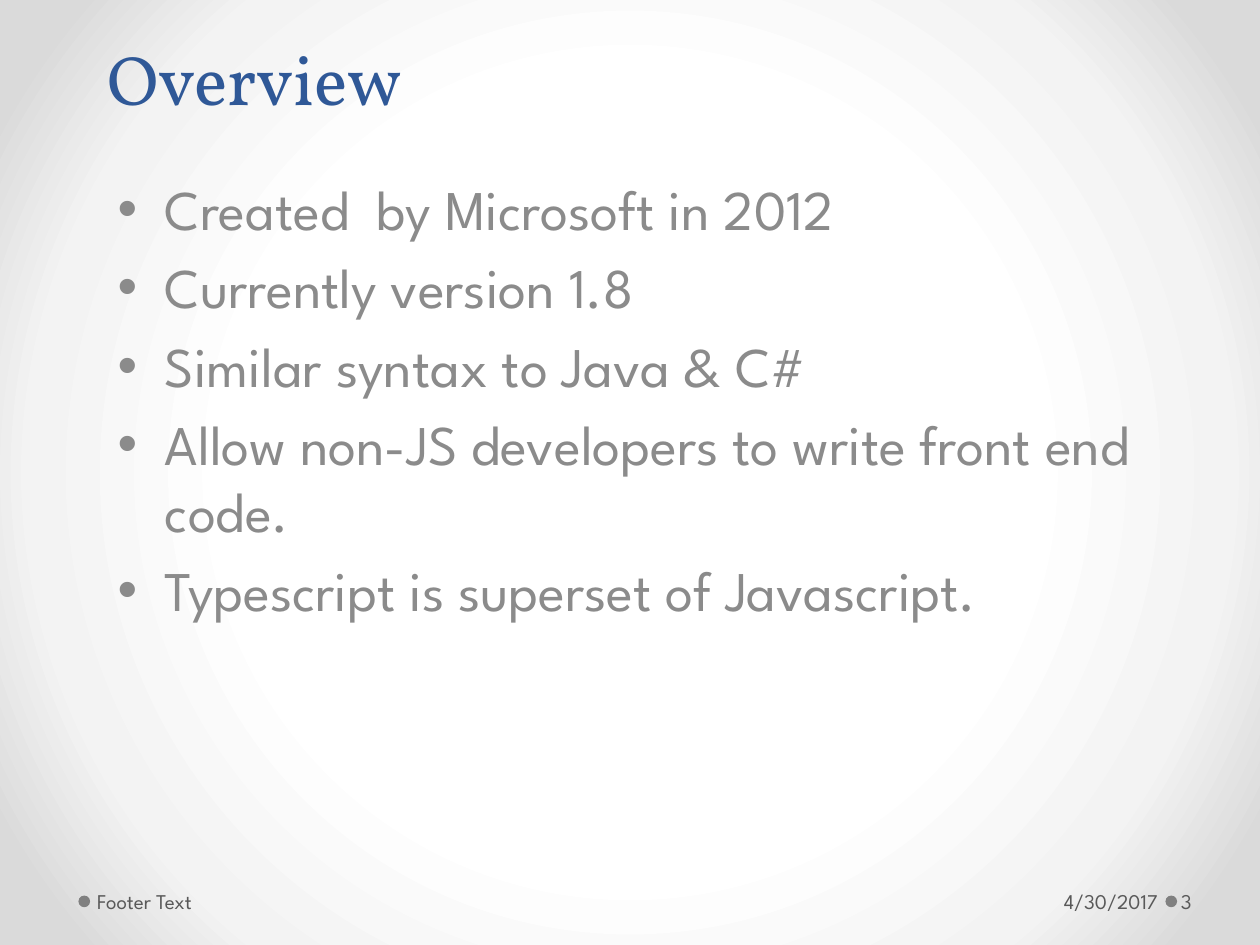
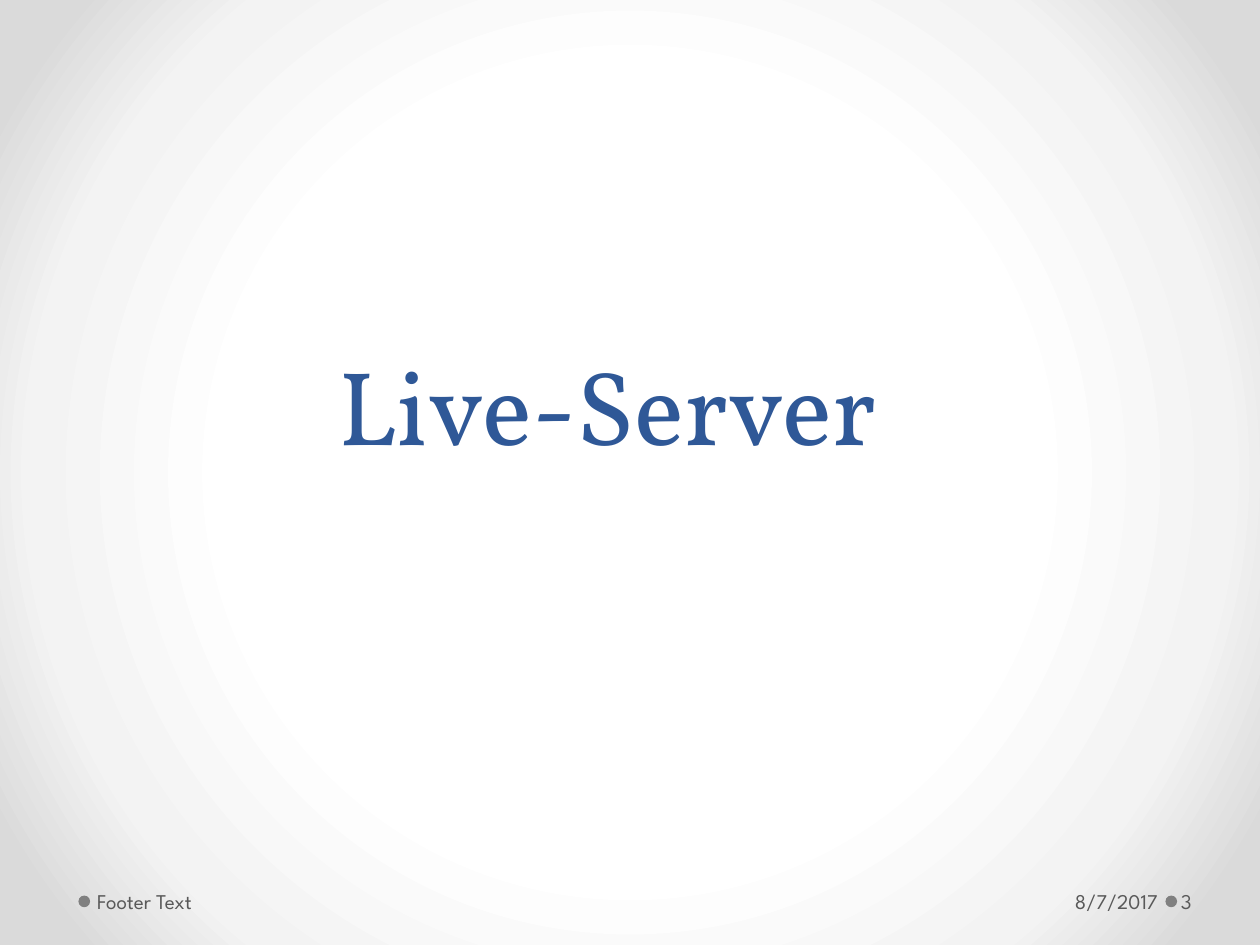
Before and after one commit to h-t-tran/brown, a slide deck: slide 3 of productivity/productivity.pptx. Drawn at 1260x945 pixels with LibreOffice and Linux fonts; fonts in the diff are those of the drawing. Boxes give left, top, right and bottom in pixels: in the first picture for what was removed or moved away, otherwise in the second. Text is boxed around its words. In the diff, an @@ line names an element or a change of style, - is before the commit and + after.

```diff
--- a/productivity/productivity.pptx
+++ b/productivity/productivity.pptx
@@ title removed at (x1=107, y1=56, x2=401, y2=106) @@
-Overview
@@ subtitle removed at (x1=165, y1=191, x2=1129, y2=623) @@
-• Created by Microsoft in 2012
-• Currently version 1.8
-• Similar syntax to Java & C#
-• Allow non-JS developers to write front end code.
-• Typescript is superset of Javascript.
@@ title added at (x1=338, y1=371, x2=877, y2=446), 60 pt, text #2F5897 @@
+Live-Server
@@ text at (x1=1075, y1=894, x2=1158, y2=911): text changed @@
-4/30/2017
+8/7/2017
```
Also in this commit, not shown: 4 other slides changed, 21 slides added, 10 slides removed, 14 other files.
